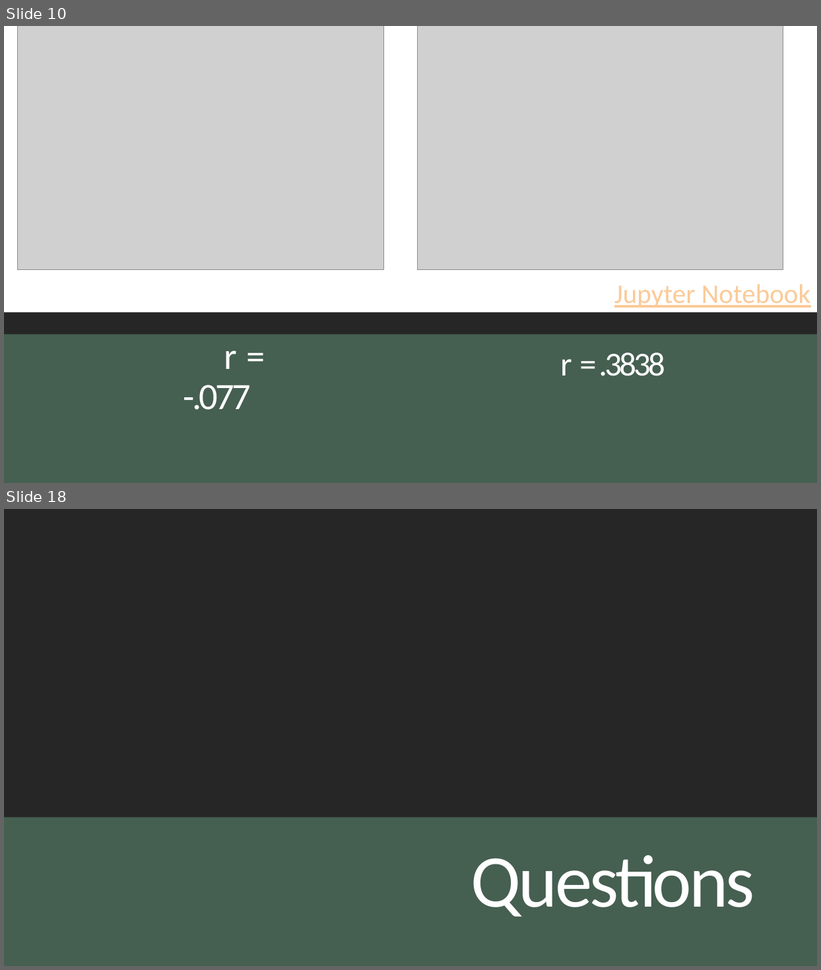
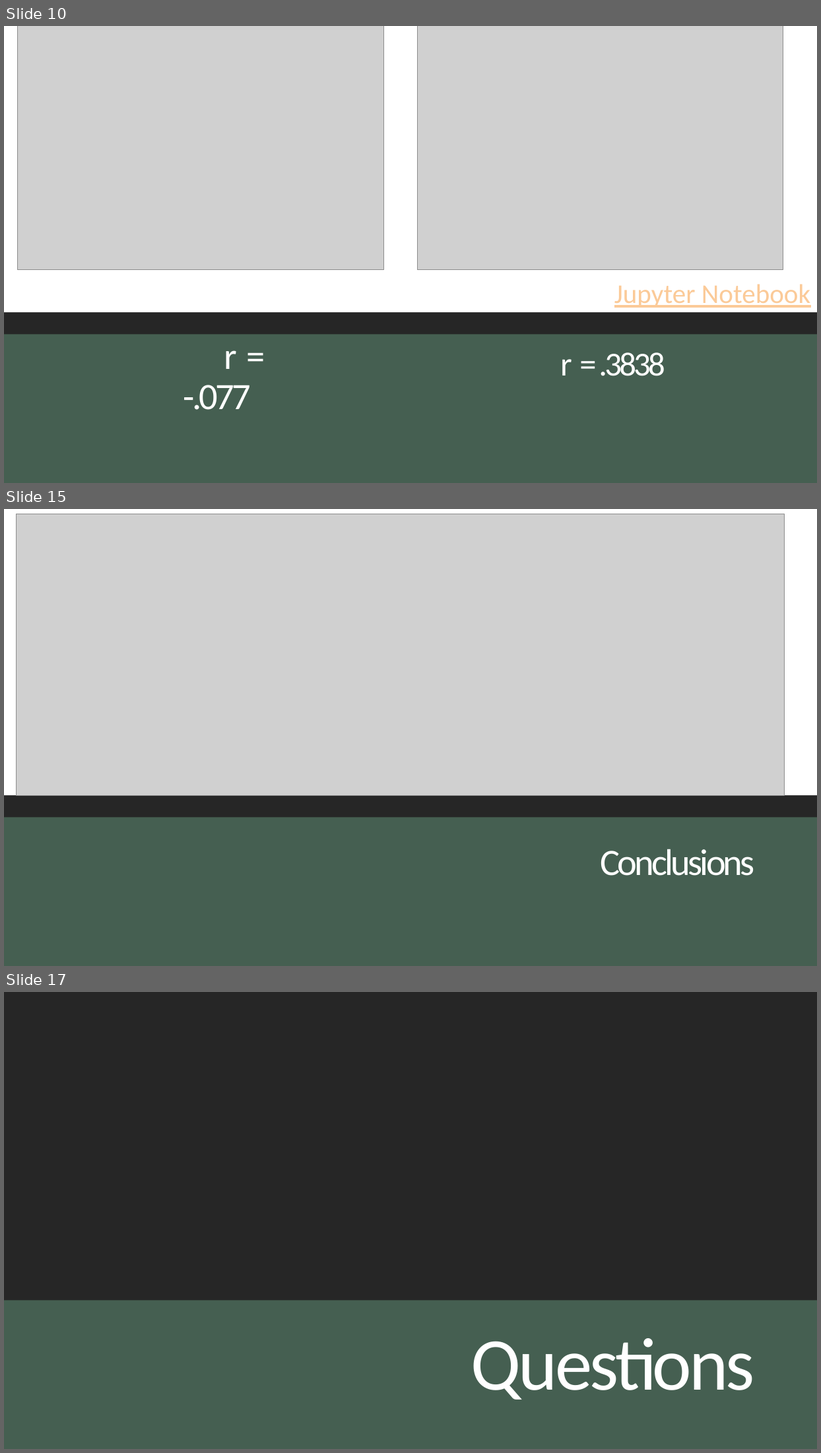
Before and after one commit to ashleighdevito/Cryptocurrency, a slide deck: Presentation/1_cryptocurrency_presentation.pptx. Shown one above the other, each under a label of ours: slides 10 and 18 before the commit, slides 10, 15 and 17 after it; the slides between them are not shown. The pictures are 821x970 and 821x1453 pixels, drawn with LibreOffice and Linux fonts; fonts in the diff are those of the drawing; grey boxes stand for pictures. Boxes give left, top, right and bottom in pixels: in the first picture for what was removed or moved away, otherwise in the second. Text is boxed around its words. In the diff, an @@ line names an element or a change of style, - is before the commit and + after.

```diff
--- a/Presentation/1_cryptocurrency_presentation.pptx
+++ b/Presentation/1_cryptocurrency_presentation.pptx
@@ slide 15 added at bbox=[4, 509, 817, 966], background #455F51 @@
@@ rectangle added at bbox=[4, 509, 817, 966], fill #262626 @@
@@ rectangle added at bbox=[4, 509, 817, 795], fill #FFFFFF @@
@@ picture added at bbox=[16, 514, 784, 795] @@
@@ rectangle added at bbox=[4, 818, 817, 966], fill #455F51 @@
@@ title added at bbox=[601, 850, 755, 876], 44 pt, text #FFFFFF @@
+Conclusions
@@ what was slide 18 is now slide 17 @@
```
Also in this commit, not shown: 12 slides changed, 1 other slide added, 3 slides removed, 21 other files.
